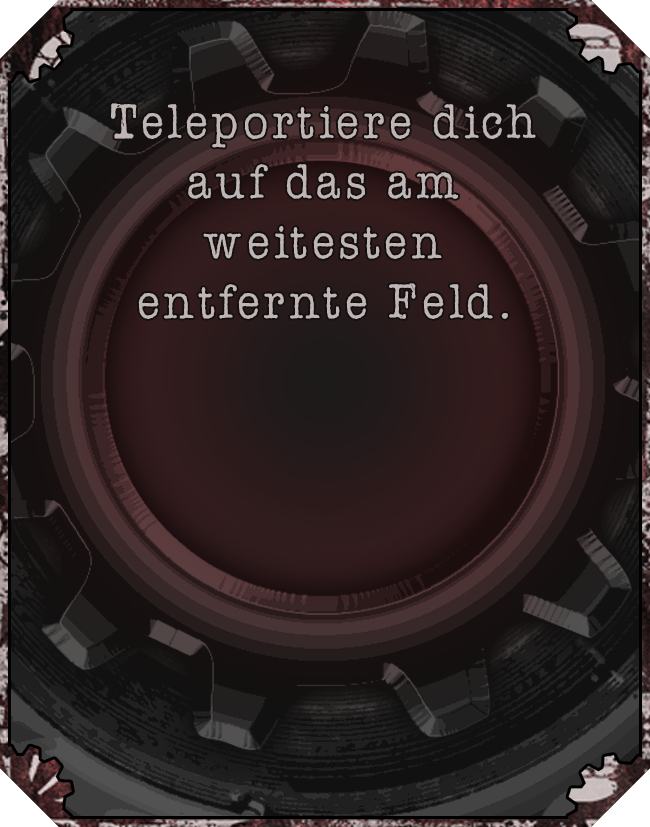
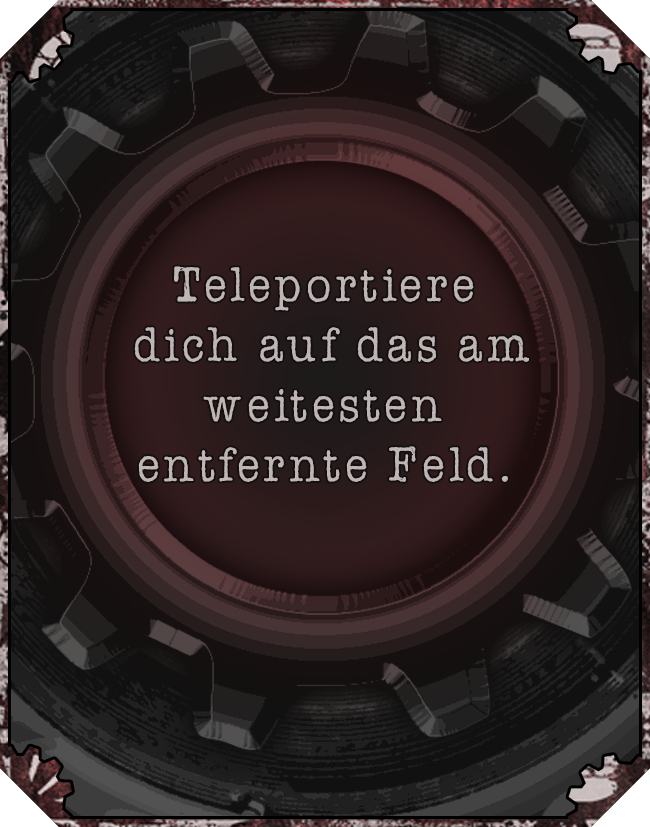
The second w=650, h=827 image is a revision of the first. Changes to its layers:
painted on "Teleportiere dich auf das am weitesten entfernte Feld." over [111, 103, 536, 482]
